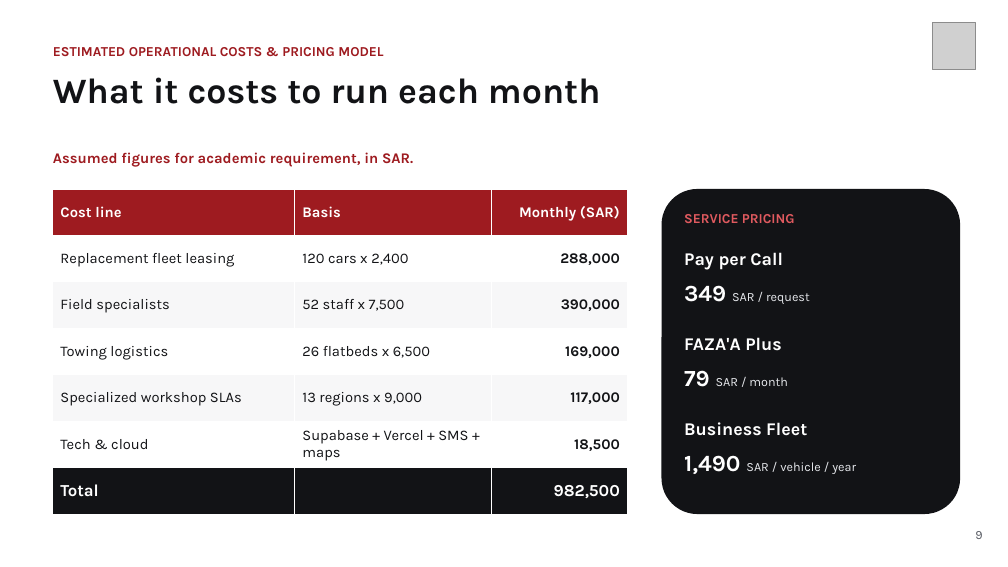
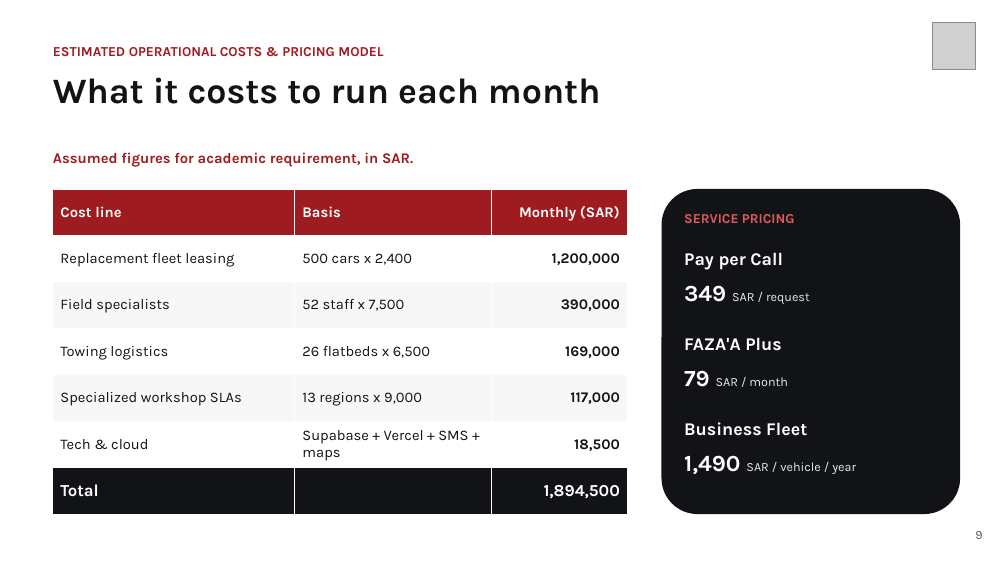
Before and after one commit to agentstack201/Fazaa, a slide deck: slide 9 of deliverables/fazaa_presentation.pptx. Drawn at 1008x567 pixels with LibreOffice and Linux fonts; fonts in the diff are those of the drawing; grey boxes stand for pictures. Boxes give left, top, right and bottom in pixels: in the first picture for what was removed or moved away, otherwise in the second. Text is boxed around its words. In the diff, an @@ line names an element or a change of style, - is before the commit and + after.

```diff
--- a/deliverables/fazaa_presentation.pptx
+++ b/deliverables/fazaa_presentation.pptx
@@ table at box(53, 189, 628, 514) @@
-row 2, column 2: 120 cars x 2,400
+row 2, column 2: 500 cars x 2,400
-row 2, column 3: 288,000
+row 2, column 3: 1,200,000
-row 7, column 3: 982,500
+row 7, column 3: 1,894,500
```
Also in this commit, not shown: 1 other slide changed, 4 other files.
